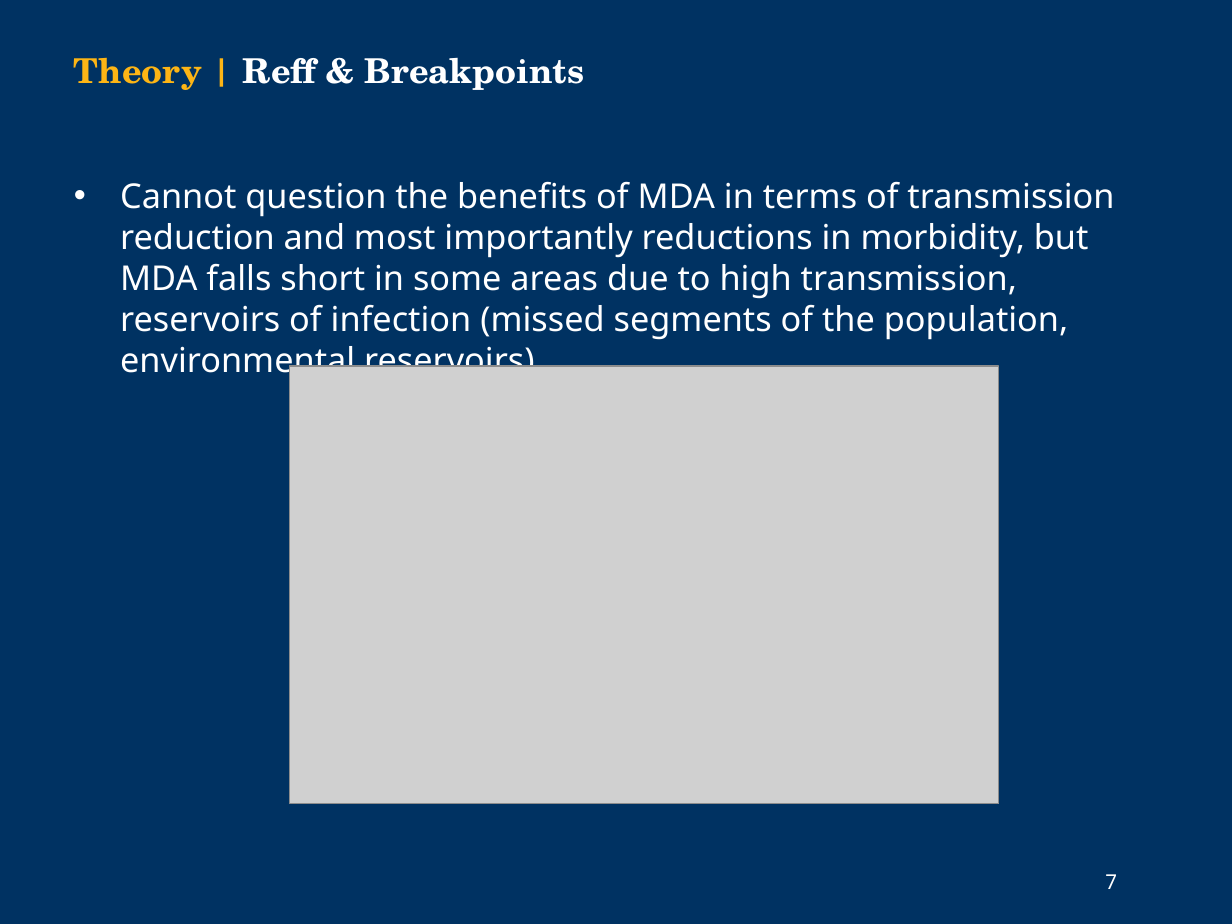
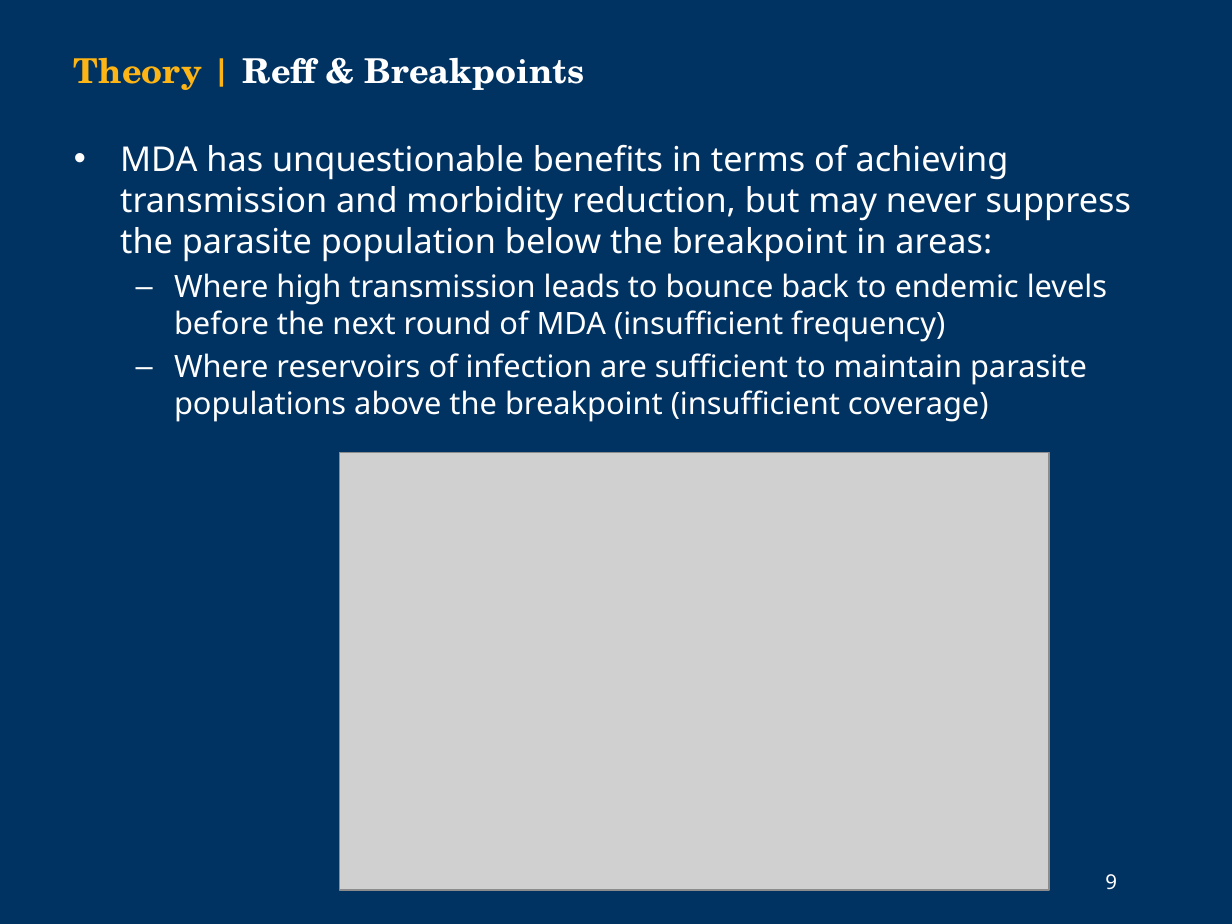
Before and after one commit to cmhoove14/DDNTD, a slide deck: slide 9 of Other/NIMBioS_2019.pptx (slide 7 before the commit). Drawn at 1232x924 pixels with LibreOffice and Linux fonts; fonts in the diff are those of the drawing; grey boxes stand for pictures; background and template pictures are left out. Boxes give left, top, right and bottom in pixels: in the first picture for what was removed or moved away, otherwise in the second. Text is boxed around its words. In the diff, an @@ line names an element or a change of style, - is before the commit and + after.

```diff
--- a/Other/NIMBioS_2019.pptx
+++ b/Other/NIMBioS_2019.pptx
@@ text at (120, 144, 1131, 422): text changed; size 20 to 18 pt @@
-• Cannot question the benefits of MDA in terms of transmission reduction and most importantly reductions in morbidity, but MDA falls short in some areas due to high transmission, reservoirs of infection (missed segments of the population, environmental reservoirs)
+• MDA has unquestionable benefits in terms of achieving transmission and morbidity reduction, but may never suppress the parasite population below the breakpoint in areas:
+  – Where high transmission leads to bounce back to endemic levels before the next round of MDA (insufficient frequency)
+  – Where reservoirs of infection are sufficient to maintain parasite populations above the breakpoint (insufficient coverage)
@@ picture: place and size @@
-picture at (290, 366, 999, 803)
+picture at (340, 452, 1050, 890)
@@ page number at (1105, 874, 1117, 890): text changed @@
-7
+9
```
Also in this commit, not shown: 5 other slides changed, 14 slides added.
